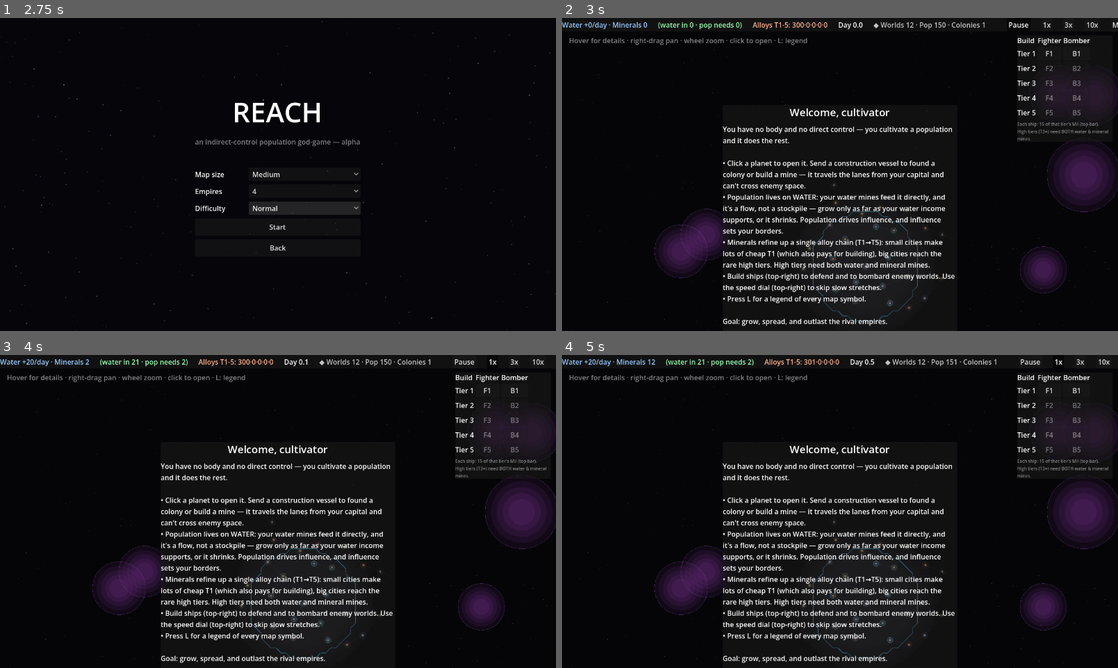
Above: before the commit, frames 1-4 (two rows, left to right).
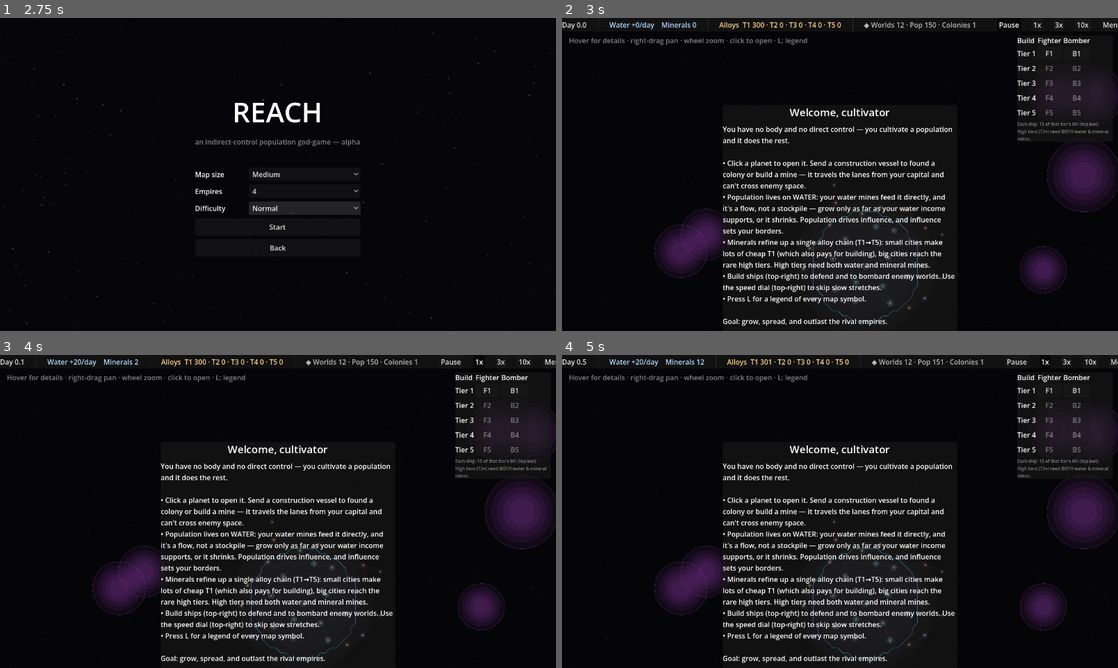
Above: after the commit, the same moments.

Repository: evyatarmitz/reach
Game: Godot game, scene res://menu/menu.tscn
Two runs of this game, one before a commit and one after it. Both use one fixed random seed, a clock stepped at 60 frames per second and the inputs below.
Inputs:
- Up to frame 1 (2.75 s): click "New Game" at 0.5 s; click "Normal" at 1.25 s; click "Normal" at 2 s
- Up to frame 2 (3 s): click "Start" at 2.75 s
- Up to frame 3 (4 s): click "1x" at 3.5 s
- Up to frame 4 (5 s): click "1x" at 4.25 s

Frame 1 is identical in both runs. In frame 2, 1.0% of the frame differs, in the area x 0-100%, y 0-5%; in frame 3, 1.0%; in frame 4, 1.1%.

Commit message:
0.80.0 - batch-3 polish: deposit shapes, fleet click radius, top bar cleanup
Deposit icons reshaped so they read by shape: water is a teardrop (_draw_water_drop),
minerals a faceted upright gem (_draw_gem) - instead of a plain circle/diamond.

Fleets easier to grab: the click catch-radius is now screen-space (FLEET_CLICK_R / zoom,
floored to icon size) instead of a fixed 12 world-units, so fleets stay clickable when
zoomed out rather than shrinking to an unhittable dot.

Top resource bar de-cluttered and ordered: dropped the redundant '(water in / pop needs)'
label (that detail is in the hover tooltip) and the duplicate mil row. Now
Day | Water +/-per day, Minerals | Alloys T1..T5 | standing, with thin separators and
compact numbers (49.6k). Kept two HUD explainer tooltips (water/minerals, alloys).

Verified: 140 tests pass; a headless probe drew the new deposit shapes with no error.

Diff:
--- a/desktop/game/main.gd
+++ b/desktop/game/main.gd
@@ -63,6 +63,7 @@
 const VR_BORDER_FEATHER := 0.30
 const SAVE_PATH := "user://reach_save.json"
 const FLEET_ICON_OFF := Vector2(0, -17)   # drawn above the system so it stays clickable
+const FLEET_CLICK_R := 24.0   # screen-space click radius for fleets (÷ zoom in _select_at)
 const BORDER_INSET := 3.5    # push each empire's border curve into its own territory
 const COMBAT_FLASH_DAYS := 5.0   # how long a clash starburst lingers on the map
 
@@ -89,9 +90,8 @@
 var _starfield: Array = []  # backdrop: [pos, radius, Color] faint stars (static)
 var _has_anomalies := false # cached each refresh so _claim_at skips anomaly tests
 
-var raw_label: Label
-var goods_label: Label
-var mil_label: Label
+var raw_label: Label       # what you gather: water flow + minerals
+var goods_label: Label     # what you refine: alloy tiers 1-5
 var day_label: Label
 var standing_label: Label
 var hint_label: Label
@@ -846,10 +846,13 @@
 						_log_event("⚓ Fleet pinned over an enemy world — can only retreat")
 				selected_fleet_id = -1
 				return
-	# 2. Click near one of your fleets (drawn above its system) to select it.
+	# 2. Click near one of your fleets (drawn above its system) to select it. The catch
+	#    radius is SCREEN-space (÷ zoom), floored to the icon size, so fleets stay easy to
+	#    grab when zoomed out instead of shrinking to an unclickable dot.
+	var fleet_r: float = maxf(15.0, FLEET_CLICK_R / _galaxy_cam_zoom)
 	for f in sim.fleets:
 		if f.empire_id == player_empire_id \
-				and pos.distance_to(sim.fleet_position(f) + FLEET_ICON_OFF) <= 12.0:
+				and pos.distance_to(sim.fleet_position(f) + FLEET_ICON_OFF) <= fleet_r:
 			selected_fleet_id = f.id
 			view_system_id = -1
 			return
@@ -1252,6 +1255,37 @@
 	draw_string(font, pos, text, HORIZONTAL_ALIGNMENT_CENTER, 120, 12, col)
 
 
+# Water deposit — a teardrop (pointed top, round bulb) with a rim and a highlight glint.
+func _draw_water_drop(c: Vector2) -> void:
+	var body := Color(0.35, 0.72, 1.0)
+	var drop := PackedVector2Array([
+		c + Vector2(0.0, -6.0),
+		c + Vector2(2.1, -2.4), c + Vector2(3.7, 1.1), c + Vector2(3.0, 3.6),
+		c + Vector2(0.0, 4.9),
+		c + Vector2(-3.0, 3.6), c + Vector2(-3.7, 1.1), c + Vector2(-2.1, -2.4)])
+	draw_colored_polygon(drop, body)
+	draw_polyline(PackedVector2Array([drop[0], drop[1], drop[2], drop[3], drop[4],
+		drop[5], drop[6], drop[7], drop[0]]), Color(0.85, 0.95, 1.0, 0.7), 1.0)
+	draw_circle(c + Vector2(-1.1, 1.4), 1.1, Color(1, 1, 1, 0.8))   # glint
+
+
+# Mineral deposit — an upright faceted gem (diamond with a lighter top facet + rim).
+func _draw_gem(c: Vector2) -> void:
+	var top := c + Vector2(0.0, -5.2)
+	var rgt := c + Vector2(4.6, -0.6)
+	var bot := c + Vector2(0.0, 5.2)
+	var lft := c + Vector2(-4.6, -0.6)
+	var mrgt := c + Vector2(2.3, -0.6)
+	var mlft := c + Vector2(-2.3, -0.6)
+	draw_colored_polygon(PackedVector2Array([top, rgt, bot, lft]),
+		Color(0.9, 0.58, 0.28))                                    # gem body
+	draw_colored_polygon(PackedVector2Array([top, rgt, mrgt, mlft]),
+		Color(1.0, 0.78, 0.42))                                    # brighter top-right facet
+	draw_polyline(PackedVector2Array([top, rgt, bot, lft, top]),
+		Color(1.0, 0.85, 0.55, 0.7), 1.0)
+	draw_line(lft, rgt, Color(1.0, 0.85, 0.55, 0.5), 1.0)          # girdle line
+
+
 func _draw_star(pos: Vector2, col: Color, intensity: float, scale := 1.0) -> void:
 	# A luminous body with depth: a wide faint corona, tighter coloured glow layers, a
 	# bright core and a hot near-white pip. scale grows it with the system's population.
@@ -1305,15 +1339,12 @@
 			if not established:
 				draw_arc(c, 5.0, 0.0, TAU, 16, Color(1, 1, 1, 0.7), 1.0)
 		elif p.has_deposit():
-			# Shape-coded so it reads without relying on colour: water = round
-			# droplet (blue), minerals = diamond (amber).
+			# Shape-coded so each reads without relying on colour: water = a teardrop,
+			# minerals = a faceted gem.
 			if p.deposit_type == SimConstants.Deposit.WATER:
-				draw_circle(c, 4.6, Color(0.4, 0.85, 1.0))
-				draw_circle(c + Vector2(-1.3, -1.3), 1.3, Color(1, 1, 1, 0.7))
+				_draw_water_drop(c)
 			else:
-				draw_colored_polygon(PackedVector2Array([
-					c + Vector2(0, -5), c + Vector2(5, 0),
-					c + Vector2(0, 5), c + Vector2(-5, 0)]), Color(0.95, 0.62, 0.3))
+				_draw_gem(c)
 		else:
 			draw_circle(c, 2.5, Color(0.5, 0.5, 0.55))
 		if has_mine and mine_owner != -1:
@@ -1327,6 +1358,13 @@
 			sim.empires[depot_owner].color)
 
 
+# A thin vertical divider between HUD groups in the top bar.
+func _bar_sep() -> VSeparator:
+	var s := VSeparator.new()
+	s.modulate = Color(1, 1, 1, 0.25)
+	return s
+
+
 func _build_ui() -> void:
 	var layer := CanvasLayer.new()
 	add_child(layer)
@@ -1338,23 +1376,27 @@
 	bar.add_theme_constant_override("separation", 24)
 	top.add_child(bar)
 
-	raw_label = Label.new()
-	goods_label = Label.new()
-	mil_label = Label.new()
+	# Ordered groups, thin separators between: Day | gather (water/minerals) | alloys |
+	# your standing. Colour-coded; the per-figure detail lives in the hover tooltip.
 	day_label = Label.new()
+	day_label.modulate = Color(1, 1, 1, 0.9)
+	raw_label = Label.new()                        # what you GATHER
+	raw_label.modulate = Color(0.7, 0.86, 1.0)     # cool blue
+	goods_label = Label.new()                      # what you REFINE (alloy tiers)
+	goods_label.modulate = Color(1.0, 0.82, 0.55)  # warm amber
 	standing_label = Label.new()
-	standing_label.modulate = Color(1, 1, 1, 0.75)
-	for l in [raw_label, goods_label, mil_label, day_label, standing_label]:
-		bar.add_child(l)
-	# Colour-code the groups so the eye separates raw / goods / military at a glance.
-	raw_label.modulate = Color(0.6, 0.8, 1.0)     # T0 raw — cool blue
-	goods_label.modulate = Color(0.6, 1.0, 0.7)   # T1 goods — green
-	mil_label.modulate = Color(1.0, 0.7, 0.55)    # military — warm
-	# Paradox-style explainers: hovering a HUD figure opens a window telling you what it
-	# is and how the mechanic works. (Map-node hover is handled in _update_tooltip.)
-	_add_ui_tip(raw_label, "[b]Water & Minerals[/b]\n[color=#88bbff]Water[/color] is your population's lifeblood — a [i]flow[/i], not a stockpile. Each day your water mines produce some and your people consume some; the number shown is the net per day. Population grows only while it's positive, and shrinks when negative. You can't bank a surplus, so pop settles at the level your water territory supports.\n\n[color=#d0a060]Minerals[/color] are the one raw you DO stockpile — mined, then refined up the alloy chain.")
-	_add_ui_tip(goods_label, "[b]Water balance[/b]\nWhat your mines bring in per day vs. what your whole population needs per day. Hold more water worlds (or upgrade their mines) to raise the ceiling and let population climb higher.")
-	_add_ui_tip(mil_label, "[b]Alloys, tiers 1–5[/b]\nMinerals refine into tier-1 alloy; each higher tier is refined from the one below, and only bigger cities reach the higher tiers. Higher tiers are far rarer (a pyramid). [color=#aaffaa]Tier 1[/color] also pays for construction; ships of tier N cost tier-N alloy. Tiers 3+ need you to mine BOTH water and minerals.")
+	standing_label.modulate = Color(1, 1, 1, 0.7)
+	bar.add_child(day_label)
+	bar.add_child(_bar_sep())
+	bar.add_child(raw_label)
+	bar.add_child(_bar_sep())
+	bar.add_child(goods_label)
+	bar.add_child(_bar_sep())
+	bar.add_child(standing_label)
+	# Paradox-style explainers: hovering a figure opens a window on what it is and how the
+	# mechanic works. (Map-node hover is handled in _update_tooltip.)
+	_add_ui_tip(raw_label, "[b]Water & Minerals[/b]\n[color=#88bbff]Water[/color] is your population's lifeblood — a [i]flow[/i], not a stockpile. The number is your net per day: water your mines produce minus what your people need. Population grows while it's positive, shrinks while negative; you can't bank a surplus, so pop settles at the level your water territory supports. Hold more water worlds to raise that ceiling.\n\n[color=#d0a060]Minerals[/color] are the one raw you DO stockpile — mined, then refined up the alloy chain.")
+	_add_ui_tip(goods_label, "[b]Alloys — tiers 1 to 5[/b]\nMinerals refine into tier-1 alloy; each higher tier is refined from the one below, and only bigger cities reach the higher tiers, so it's a pyramid (lots of T1, very few T5). [color=#aaffaa]Tier 1[/color] also pays for construction; a ship of tier N costs tier-N alloy. Tiers 3+ need you to mine BOTH water and minerals.")
 
 	hint_label = Label.new()
 	hint_label.modulate = Color(1, 1, 1, 0.5)
@@ -1761,10 +1803,11 @@
 	# the one banked raw; the five alloy tiers are the refined goods (T1 also builds).
 	var w_in: float = player.water_income / SimConstants.TICK_DAYS
 	var w_need: float = player.water_demand / SimConstants.TICK_DAYS
-	raw_label.text = "Water %+.0f/day · Minerals %.0f" % [w_in - w_need, player.minerals]
-	goods_label.text = "(water in %.0f · pop needs %.0f)" % [w_in, w_need]
-	mil_label.text = "Alloys T1-5: %.0f·%.0f·%.0f·%.0f·%.0f" % \
-		[player.nat[0], player.nat[1], player.nat[2], player.nat[3], player.nat[4]]
+	raw_label.text = "Water %+.0f/day    Minerals %s" \
+		% [w_in - w_need, _fmt_num(player.minerals)]
+	goods_label.text = "Alloys  T1 %s · T2 %s · T3 %s · T4 %s · T5 %s" \
+		% [_fmt_num(player.nat[0]), _fmt_num(player.nat[1]), _fmt_num(player.nat[2]),
+			_fmt_num(player.nat[3]), _fmt_num(player.nat[4])]
 	day_label.text = "Day %.1f" % sim.day
 	# Player's own standing (no fog concern — it's your empire): systems / pop /
 	# colonies, so you can gauge where you stand without counting the map.
Not shown, changed: artifacts/notes/TODO.md
